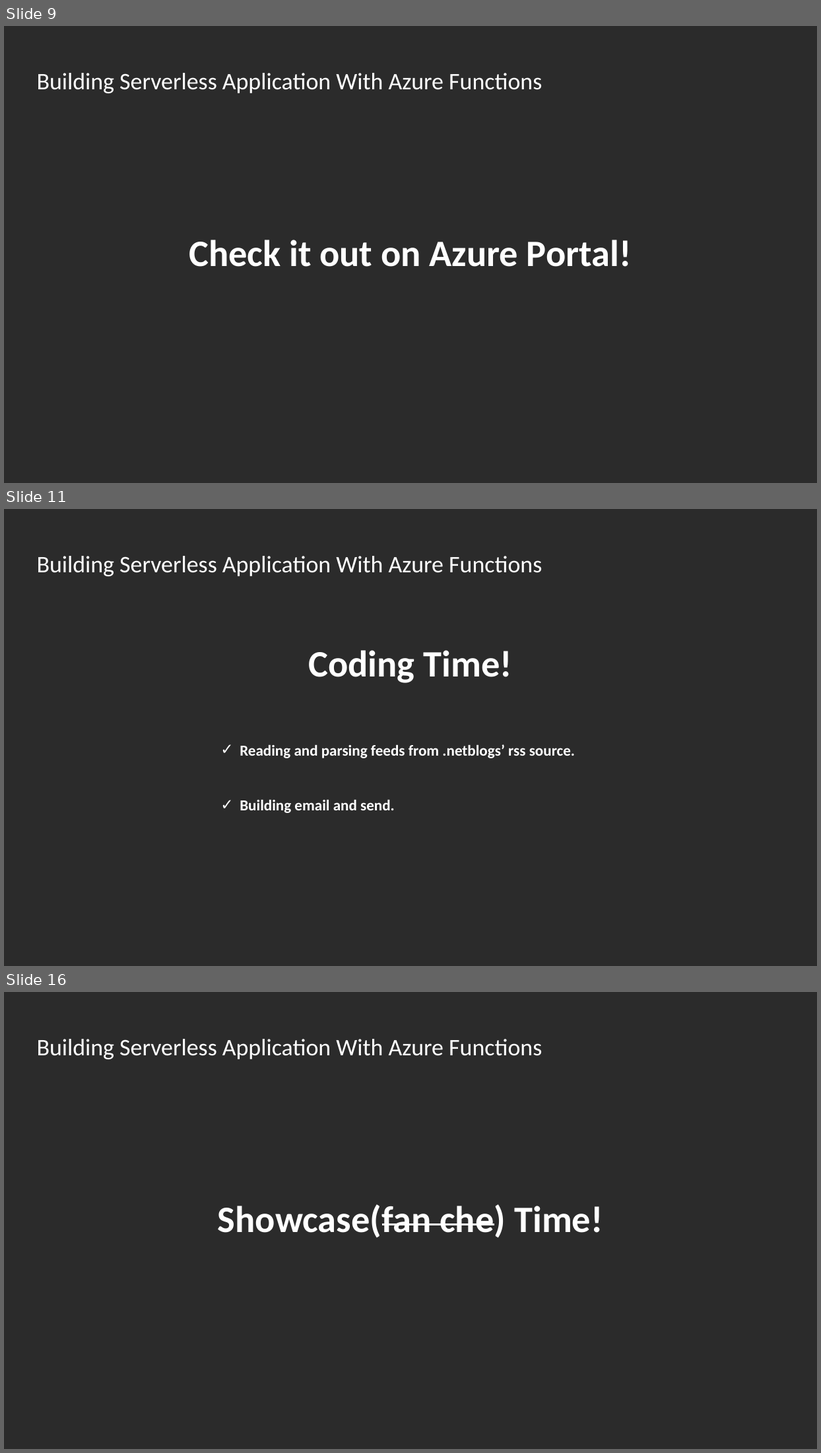
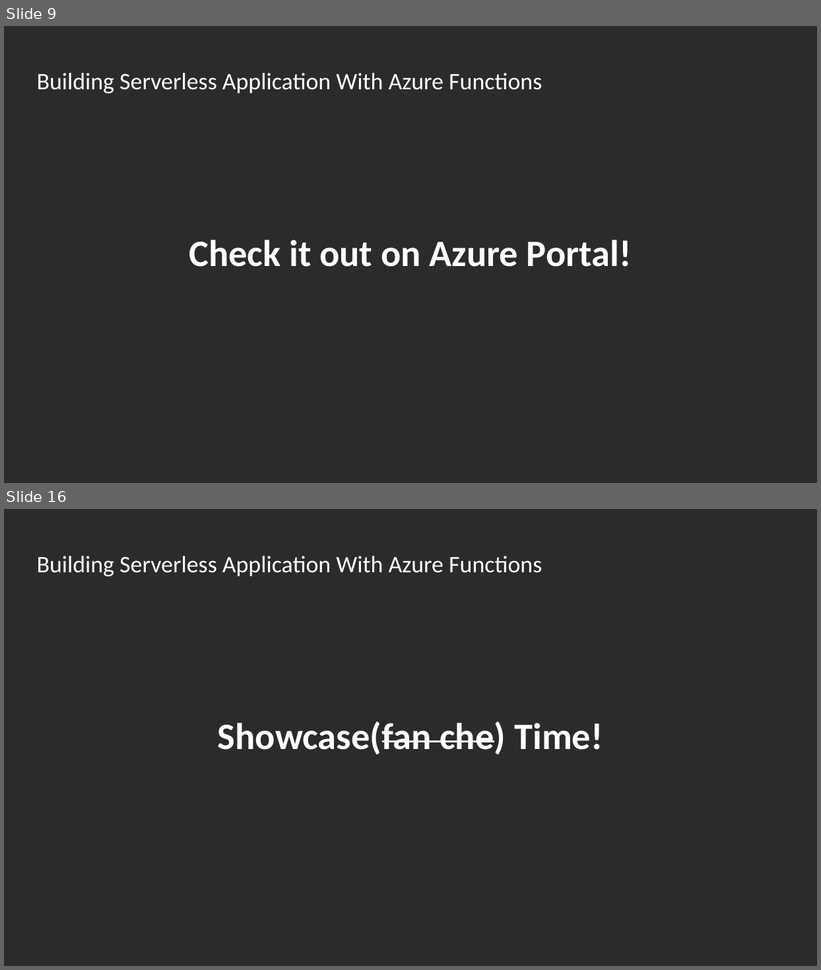
Before and after one commit to Asinta/ServerlessApp_NetconfChina2020, a slide deck: Building Serverless Application With Azure Functions - Li Yu - NetConfChina2020.pptx. Shown one above the other, each under a label of ours: slides 9, 11 and 16 before the commit, slides 9 and 16 after it; the slides between them are not shown. The pictures are 821x1453 and 821x970 pixels, drawn with LibreOffice and Linux fonts; fonts in the diff are those of the drawing; background and template pictures are left out; a plain dark background stands for a picture behind light text. Boxes give left, top, right and bottom in pixels: in the first picture for what was removed or moved away, otherwise in the second. Text is boxed around its words. In the diff, an @@ line names an element or a change of style, - is before the commit and + after.

```diff
--- a/Building Serverless Application With Azure Functions - Li Yu - NetConfChina2020.pptx
+++ b/Building Serverless Application With Azure Functions - Li Yu - NetConfChina2020.pptx
@@ slide 11 removed at (4,509,817,966), background picture (left out) @@
@@ text removed at (37,556,542,576) @@
-Building Serverless Application With Azure Functions
@@ title removed at (308,650,512,683) @@
-Coding Time!
@@ text removed at (240,745,575,813) @@
-✓ Reading and parsing feeds from .netblogs’ rss source.
-✓ Building email and send.
```
Also in this commit, not shown: 4 slides changed, 10 slides added, 6 other slides removed.
